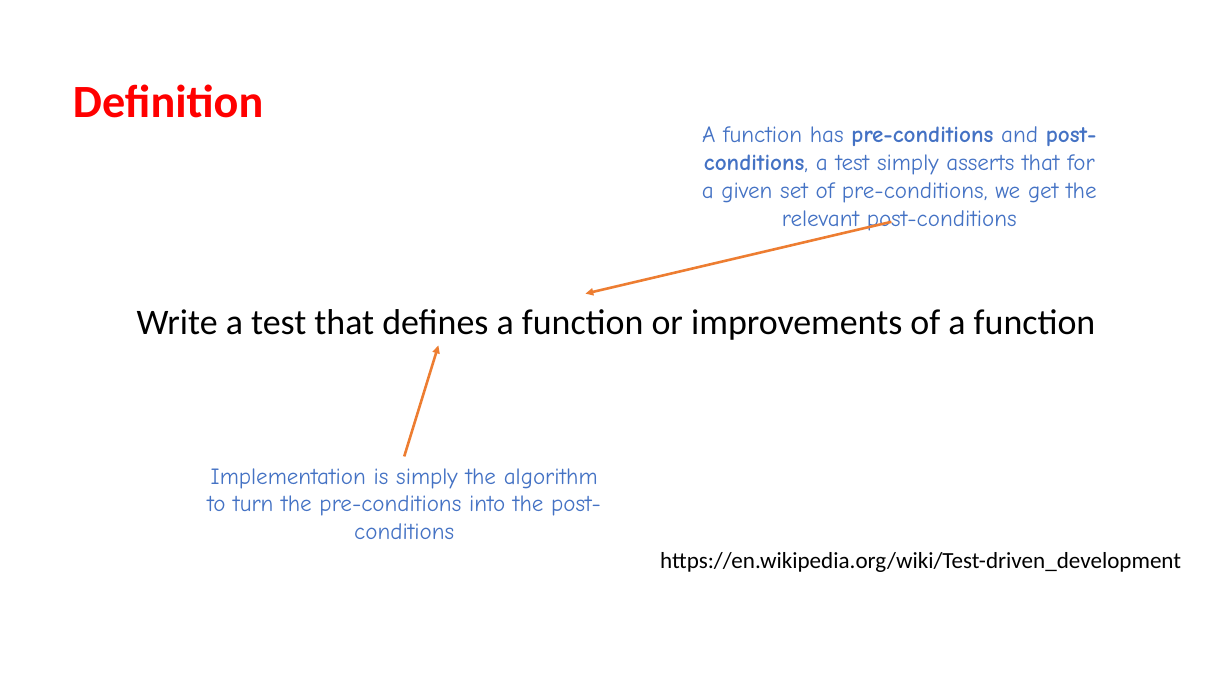
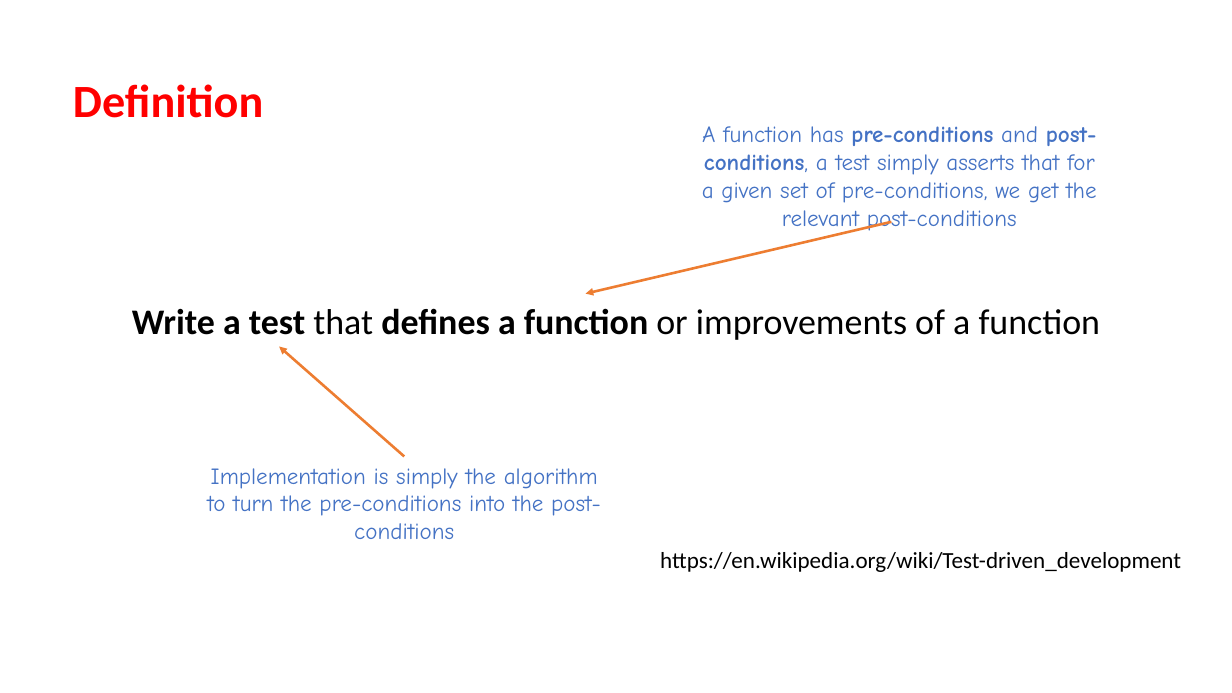
Before and after one commit to iancooper/Presentations, a slide deck: slide 20 of Kent Beck Style TDD - Seven Years After.pptx. Drawn at 1232x693 pixels with LibreOffice and Linux fonts; fonts in the diff are those of the drawing. Boxes give left, top, right and bottom in pixels: in the first picture for what was removed or moved away, otherwise in the second. Text is boxed around its words. In the diff, an @@ line names an element or a change of style, - is before the commit and + after.

```diff
--- a/Kent Beck Style TDD - Seven Years After.pptx
+++ b/Kent Beck Style TDD - Seven Years After.pptx
@@ text "Write a test that defines ..." at (x1=132, y1=308, x2=1101, y2=340): bold on in "Write a test defines a function" @@
@@ arrow moved from (404, 457) - (438, 346) to (404, 457) - (279, 347) @@
```
Also in this commit, not shown: 19 other slides changed, 7 slides removed, 1 other file.
